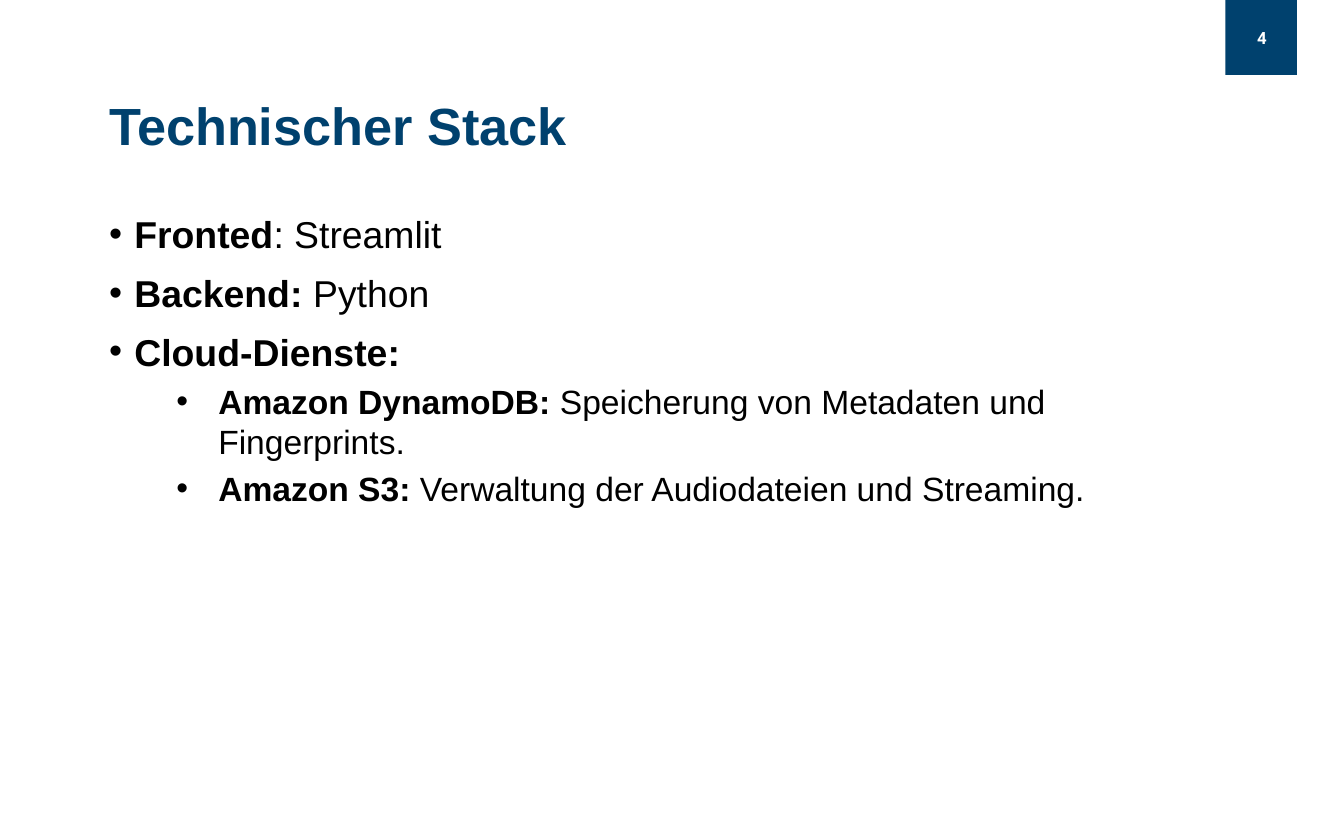
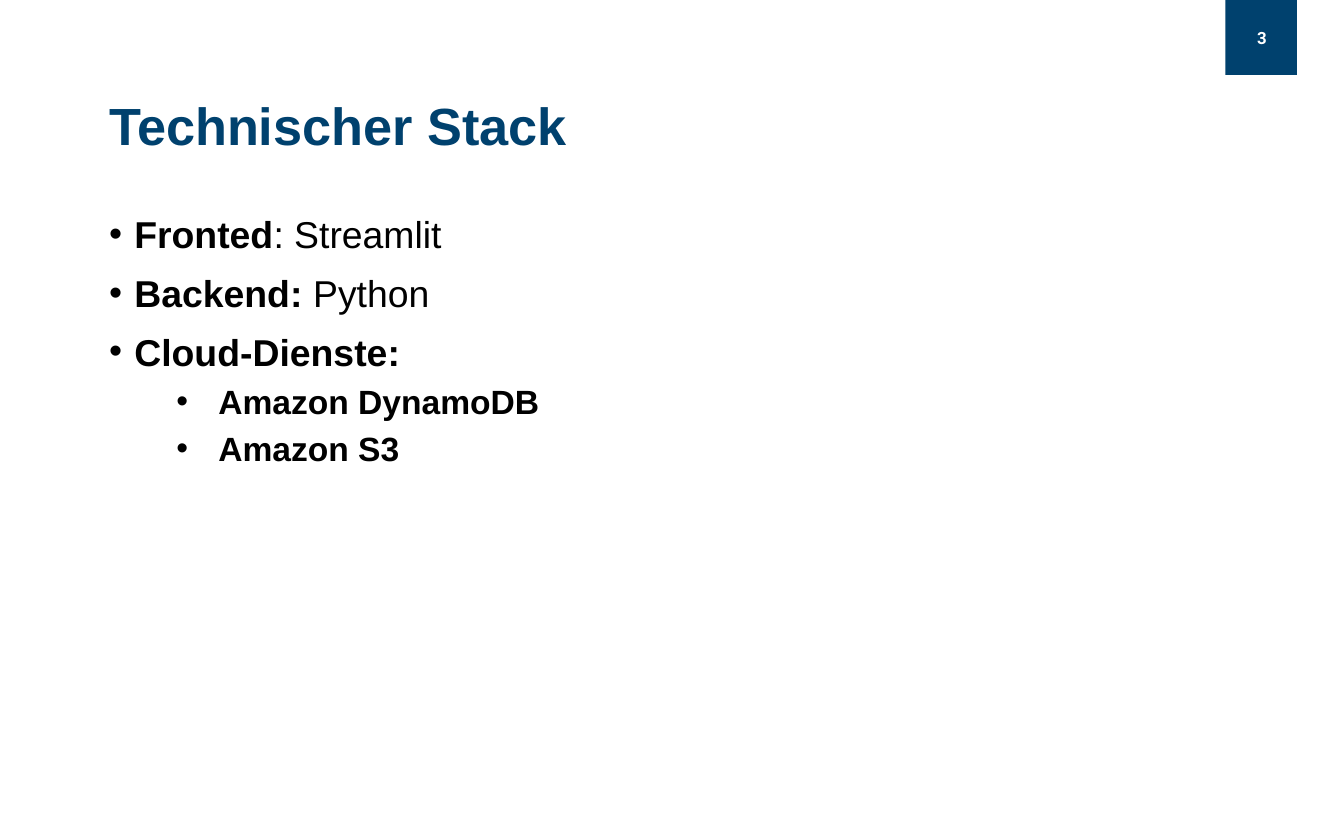
Before and after one commit to Obexor/TuneScout, a slide deck: slide 3 of TuneScout_Poell_Obwexer.pptx (slide 4 before the commit). Drawn at 1344x840 pixels with LibreOffice and Linux fonts; fonts in the diff are those of the drawing; background and template pictures are left out. Boxes give left, top, right and bottom in pixels: in the first picture for what was removed or moved away, otherwise in the second. Text is boxed around its words. In the diff, an @@ line names an element or a change of style, - is before the commit and + after.

```diff
--- a/TuneScout_Poell_Obwexer.pptx
+++ b/TuneScout_Poell_Obwexer.pptx
@@ page number at box(1257, 32, 1267, 44): text changed @@
-4
+3
@@ text at box(218, 391, 539, 462): text changed; bold on @@
-  • Amazon DynamoDB: Speicherung von Metadaten und Fingerprints.
-  • Amazon S3: Verwaltung der Audiodateien und Streaming.
+  • Amazon DynamoDB
+  • Amazon S3
```
Also in this commit, not shown: 5 other slides changed, 1 slide removed.
